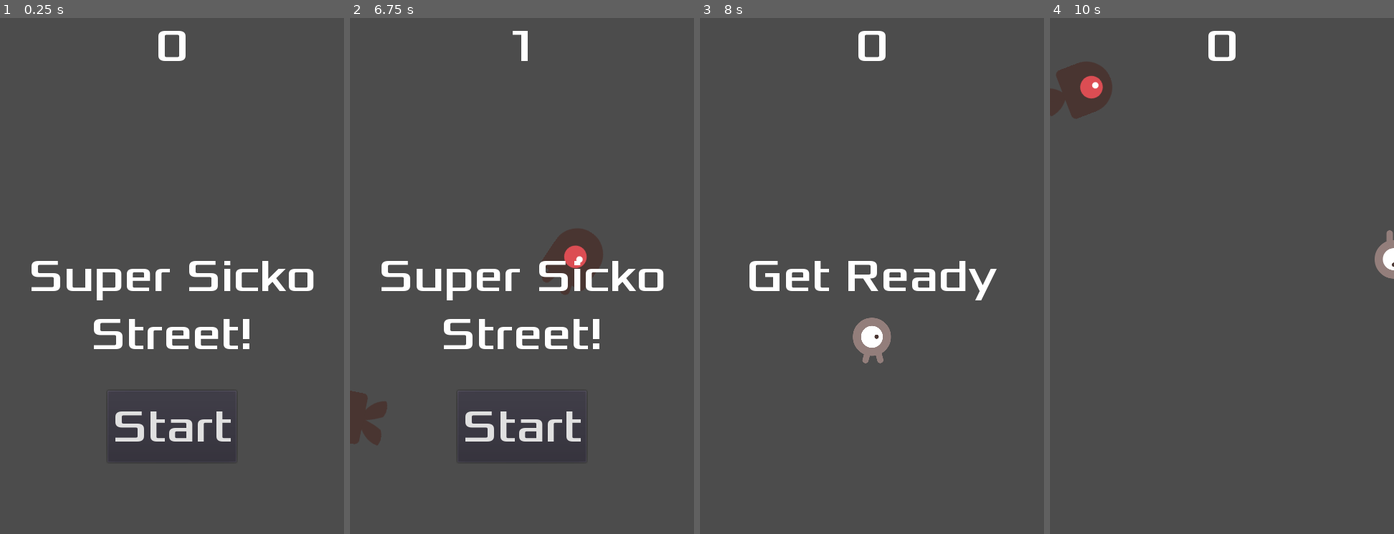
Above: before the commit, frames 1-4 (left to right).
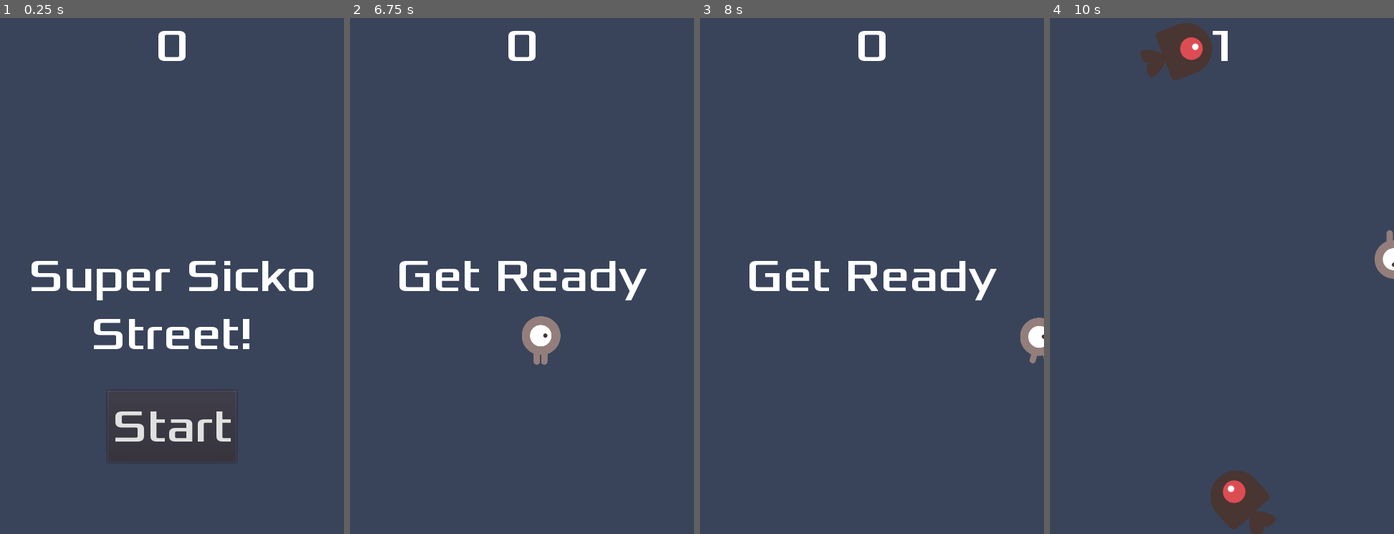
Above: after the commit, the same moments.

Repository: rtbecker99/First_Godot_Game
Game: Godot game, scene res://Main.tscn
Two runs of this game, one before a commit and one after it. Both use one fixed random seed, a clock stepped at 60 frames per second and the inputs below.
Inputs (mouse positions are in pixels of both pictures, inside the frame that each line leads up to):
- Up to frame 1 (0.25 s): no input
- Up to frame 2 (6.75 s): click "Start" at 0.5 s; tap Enter (start_game, bound only after the commit) at 1.25, 1.35, 2.1, 2.85, 3.6, 4.35, 5.1, 5.85, 6.6 s; hold Right (ui_right) 1.28-2.03 s; hold Down (ui_down) 2.03-2.78 s; hold Right (ui_right) 2.78-3.53 s; hold Up (ui_up) 3.53-4.28 s; hold Left (ui_left) 4.28-5.78 s; hold Down (ui_down) 5.78-6.53 s; hold Right (ui_right) from 6.53 s (still down)
- Up to frame 3 (8 s): release Right (ui_right) at 7.25 s; click (872, 425) at 7.25 s, where only the run before the commit has a clickable "Start"
- Up to frame 4 (10 s): tap Enter (start_game, bound only after the commit) at 8, 8.1, 8.85, 9.6 s; hold Up (ui_up) 8.03-8.78 s; hold Right (ui_right) 8.78-9.53 s; hold Down (ui_down) from 9.53 s (still down)

The runs differ from the first frame. In frame 2, 9.2% of the frame differs, in the area x 0-92%, y 2-87%; in frame 3, 1.2%; in frame 4, 4.7%.

Commit message:
Add bg, sound, and start shortcut

Diff:
--- a/HUD.tscn
+++ b/HUD.tscn
@@ -6,6 +6,12 @@
 [sub_resource type="DynamicFont" id=1]
 size = 64
 font_data = ExtResource( 1 )
+
+[sub_resource type="InputEventAction" id=2]
+action = "start_game"
+
+[sub_resource type="ShortCut" id=3]
+shortcut = SubResource( 2 )
 
 [node name="HUD" type="CanvasLayer"]
 script = ExtResource( 2 )
@@ -38,6 +44,7 @@
 margin_right = 90.0
 margin_bottom = -100.0
 custom_fonts/font = SubResource( 1 )
+shortcut = SubResource( 3 )
 text = "Start"
 
 [node name="MessageTimer" type="Timer" parent="."]
--- a/Main.gd
+++ b/Main.gd
@@ -24,9 +24,12 @@
 	$ScoreTimer.stop()
 	$MobTimer.stop()
 	$HUD.show_game_over()
+	$Music.stop()
+	$DeathSound.play()
 
 
 func new_game():
+	$Music.play()
 	score = 0
 	$HUD.update_score(score)
 	get_tree().call_group("mobs", "queue_free")
--- a/Main.tscn
+++ b/Main.tscn
@@ -1,9 +1,11 @@
-[gd_scene load_steps=6 format=2]
+[gd_scene load_steps=8 format=2]
 
 [ext_resource path="res://Player.tscn" type="PackedScene" id=1]
 [ext_resource path="res://Mob.tscn" type="PackedScene" id=2]
 [ext_resource path="res://Main.gd" type="Script" id=3]
 [ext_resource path="res://HUD.tscn" type="PackedScene" id=4]
+[ext_resource path="res://art/gameover.wav" type="AudioStream" id=5]
+[ext_resource path="res://art/House In a Forest Loop.ogg" type="AudioStream" id=6]
 
 [sub_resource type="Curve2D" id=1]
 _data = {
@@ -13,6 +15,11 @@
 [node name="Main" type="Node"]
 script = ExtResource( 3 )
 mob_scene = ExtResource( 2 )
+
+[node name="Background" type="ColorRect" parent="."]
+anchor_right = 1.0
+anchor_bottom = 1.0
+color = Color( 0.227451, 0.270588, 0.360784, 1 )
 
 [node name="Player" parent="." instance=ExtResource( 1 )]
 
@@ -35,6 +42,13 @@
 
 [node name="HUD" parent="." instance=ExtResource( 4 )]
 
+[node name="Music" type="AudioStreamPlayer" parent="."]
+stream = ExtResource( 6 )
+
+[node name="DeathSound" type="AudioStreamPlayer" parent="."]
+stream = ExtResource( 5 )
+volume_db = 5.0
+
 [connection signal="hit" from="Player" to="." method="game_over"]
 [connection signal="timeout" from="MobTimer" to="." method="_on_MobTimer_timeout"]
 [connection signal="timeout" from="ScoreTimer" to="." method="_on_ScoreTimer_timeout"]
--- a/project.godot
+++ b/project.godot
@@ -25,6 +25,14 @@
 
 common/drop_mouse_on_gui_input_disabled=true
 
+[input]
+
+start_game={
+"deadzone": 0.5,
+"events": [ Object(InputEventKey,"resource_local_to_scene":false,"resource_name":"","device":0,"alt":false,"shift":false,"control":false,"meta":false,"command":false,"pressed":false,"scancode":16777221,"physical_scancode":0,"unicode":0,"echo":false,"script":null)
+ ]
+}
+
 [physics]
 
 common/enable_pause_aware_picking=true
Not shown: 1 places in HUD.tscn that only renumber resources
